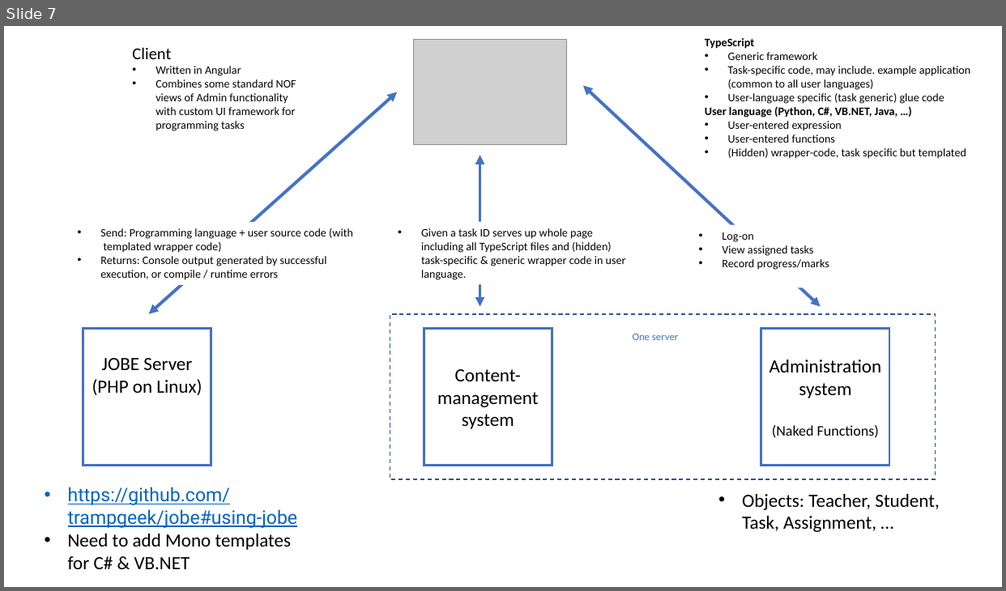
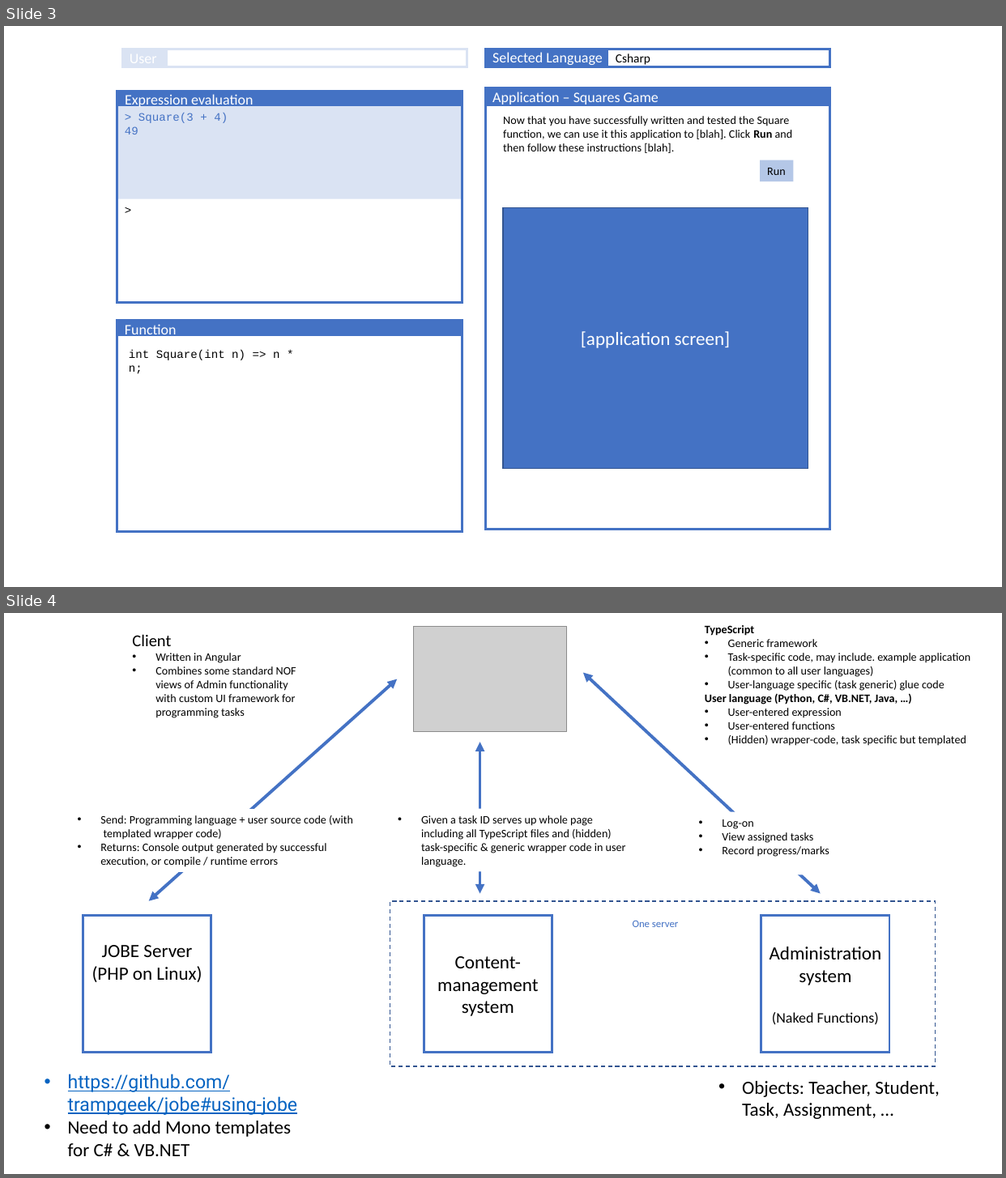
Before and after one commit to MetalUp/Express, a slide deck: ILE Design overview.pptx. Shown one above the other, each under a label of ours: slide 7 before the commit, slides 3 and 4 after it. The pictures are 1006x591 and 1006x1178 pixels, drawn with LibreOffice and Linux fonts; fonts in the diff are those of the drawing; grey boxes stand for pictures. Boxes give left, top, right and bottom in pixels: in the first picture for what was removed or moved away, otherwise in the second. Text is boxed around its words. In the diff, an @@ line names an element or a change of style, - is before the commit and + after.

```diff
--- a/ILE Design overview.pptx
+++ b/ILE Design overview.pptx
@@ slide 3 added at (4, 26, 1002, 587), background #FFFFFF @@
@@ rectangle added at (122, 49, 467, 68), outline #DAE3F3 2.25 pt @@
@@ rectangle added at (124, 49, 167, 67), fill #DAE3F3, outline #DAE3F3 2.25 pt @@
@@ rectangle added at (485, 49, 829, 68), outline #4472C4 2.25 pt @@
@@ rectangle added at (487, 49, 607, 67), fill #4472C4, outline #4472C4 2.25 pt @@
@@ text added at (492, 52, 602, 65), 14 pt, text #FFFFFF @@
+Selected Language
@@ text added at (616, 54, 650, 66), 12 pt, text #000000 @@
+Csharp
@@ group added at (117, 91, 462, 303): 5 rectangles, 1 text @@
+>
+> Square(3 + 4)
+49
+Expression evaluation
@@ group added at (485, 88, 829, 529): 2 rectangles, 2 texts @@
+Application – Squares Game
+Now that you have successfully written and tested the Square function, we can use it this application to [blah]. Click Run and then follow these instructions [blah].
@@ rectangle added at (760, 160, 794, 182), fill #B4C7E7, 11 pt, text #000000 @@
+Run
@@ rectangle added at (503, 208, 808, 468), fill #4472C4, outline #325491 1 pt, 18 pt, text #FFFFFF @@
+[application screen]
@@ group added at (117, 321, 462, 533): 2 rectangles, 2 texts @@
+Function definition
+int Square(int n) => n * n;
@@ what was slide 7 is now slide 4 @@
```
Also in this commit, not shown: 1 slide changed, 4 slides removed.
